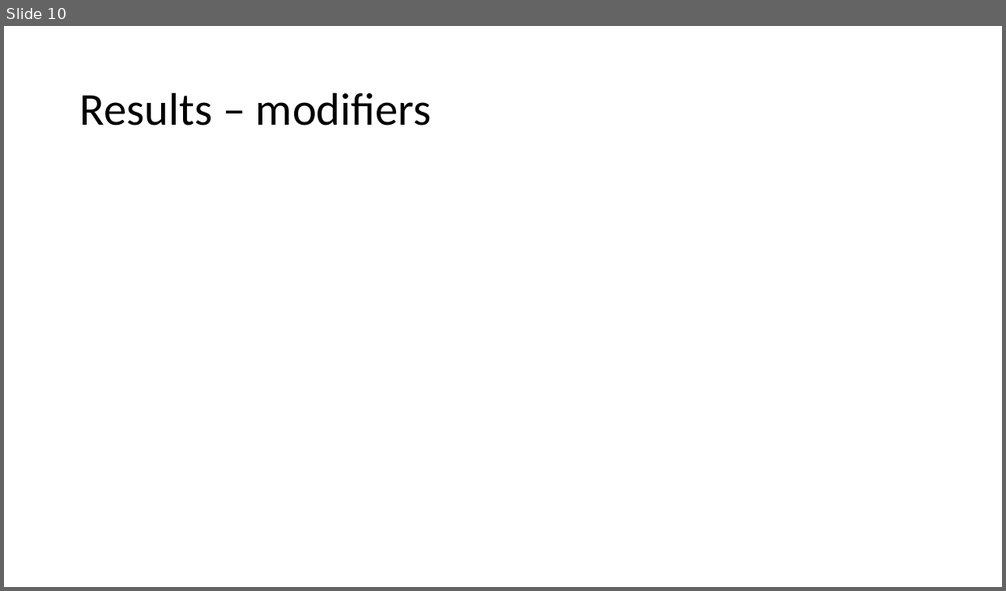
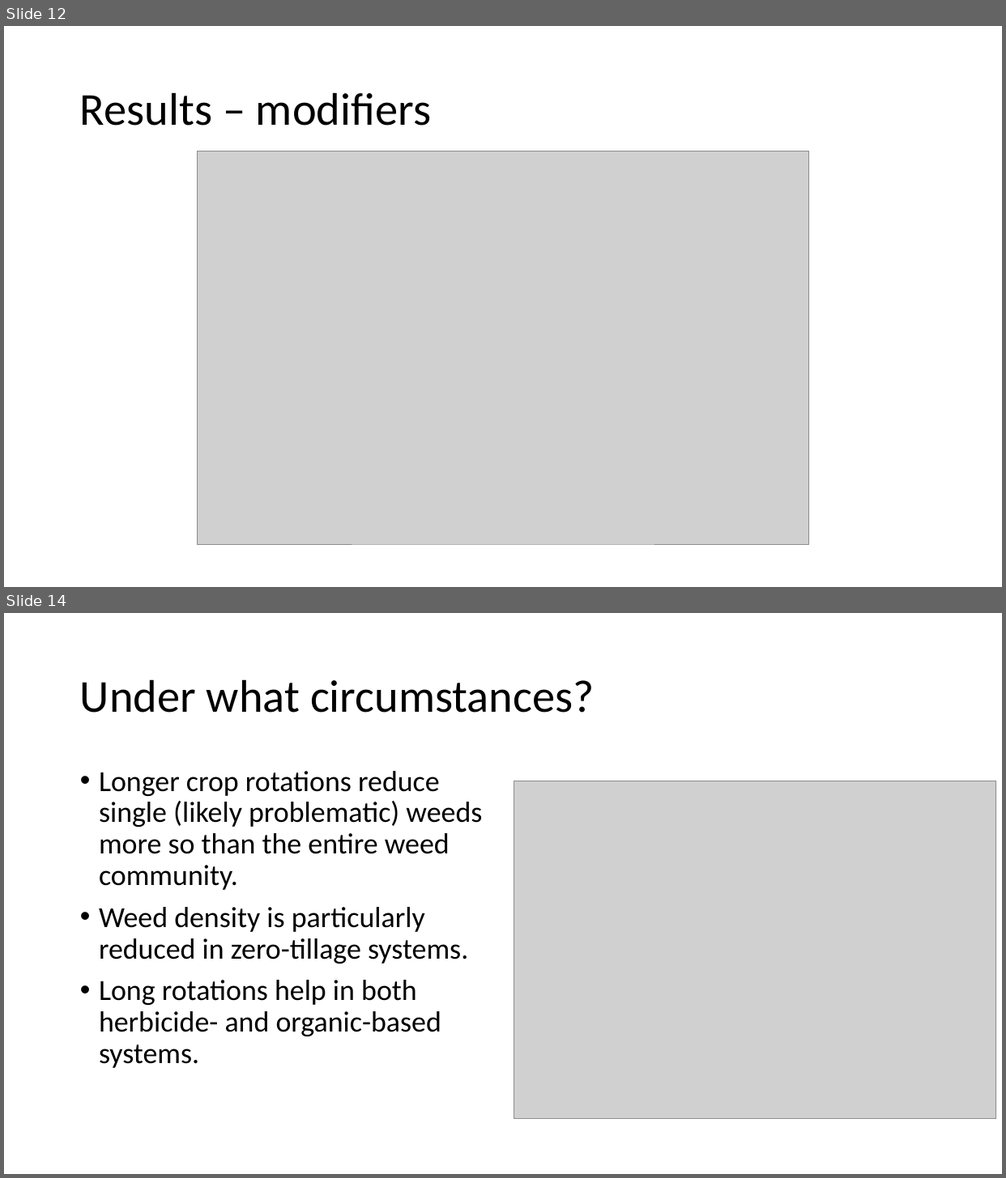
Before and after one commit to EEB698-F2018/analysis-outline-vanichols, a slide deck: Presentation_v1.pptx. Shown one above the other, each under a label of ours: slide 10 before the commit, slides 12 and 14 after it; the slides between them are not shown. The pictures are 1006x591 and 1006x1178 pixels, drawn with LibreOffice and Linux fonts; fonts in the diff are those of the drawing; grey boxes stand for pictures. Boxes give left, top, right and bottom in pixels: in the first picture for what was removed or moved away, otherwise in the second. Text is boxed around its words. In the diff, an @@ line names an element or a change of style, - is before the commit and + after.

Commit message:
Add updated presentation, has figures.

```diff
--- a/Presentation_v1.pptx
+++ b/Presentation_v1.pptx
@@ slide 14 added at [4,613,1002,1174], background #FFFFFF @@
@@ title added at [80,679,594,713], 44 pt, text #000000 @@
+Under what circumstances?
@@ text added at [99,771,482,1068], 28 pt, text #000000 @@
+• Longer crop rotations reduce single (likely problematic) weeds more so than the entire weed community.
+• Weed density is particularly reduced in zero-tillage systems.
+• Long rotations help in both herbicide- and organic-based systems.
@@ picture added at [513,781,997,1119] @@
@@ what was slide 10 is now slide 12 @@
@@ slide 12 changed as well @@
@@ picture added at [197,151,809,544] @@
```
Also in this commit, not shown: 9 other slides changed, 3 other slides added.
